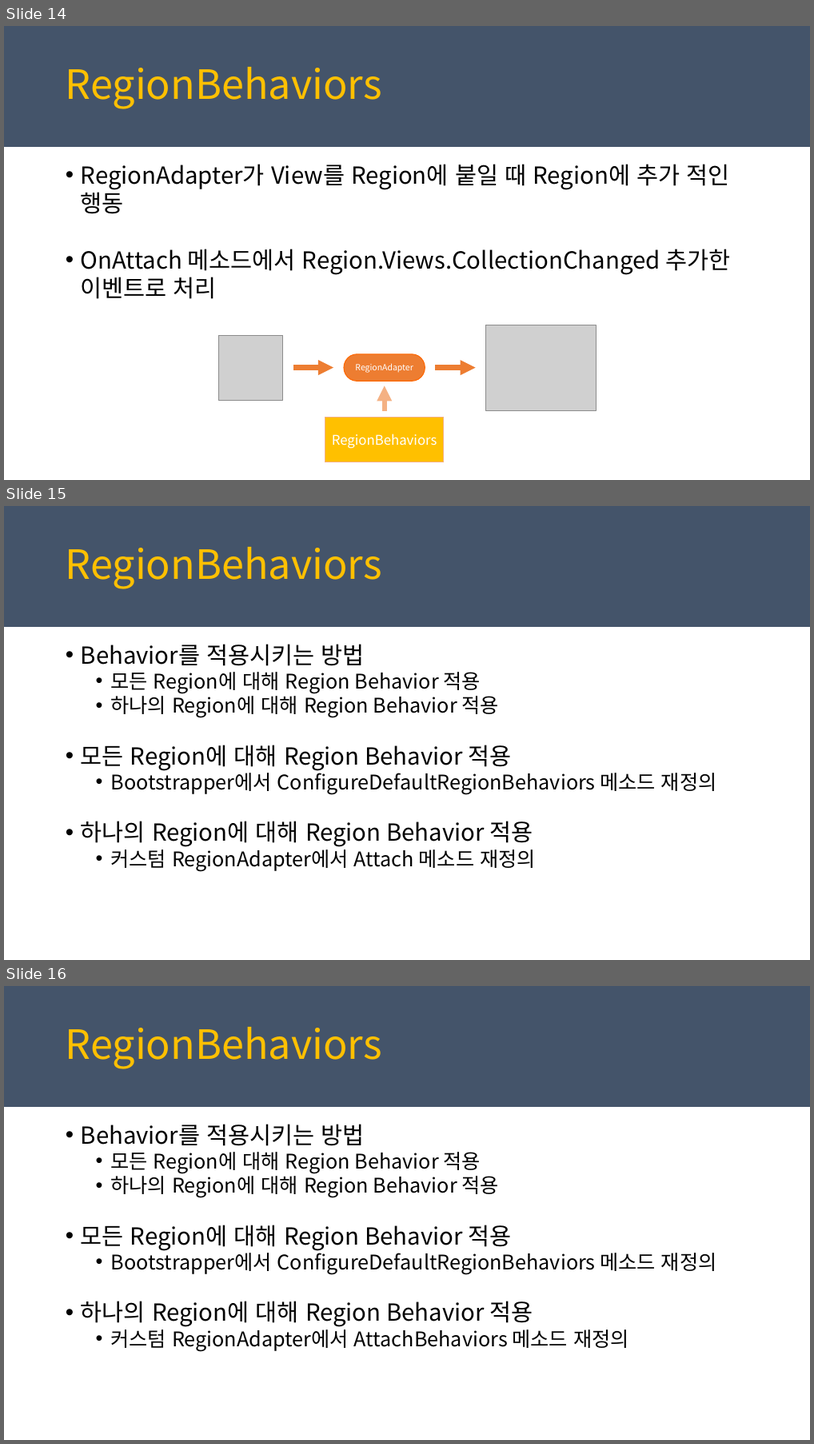
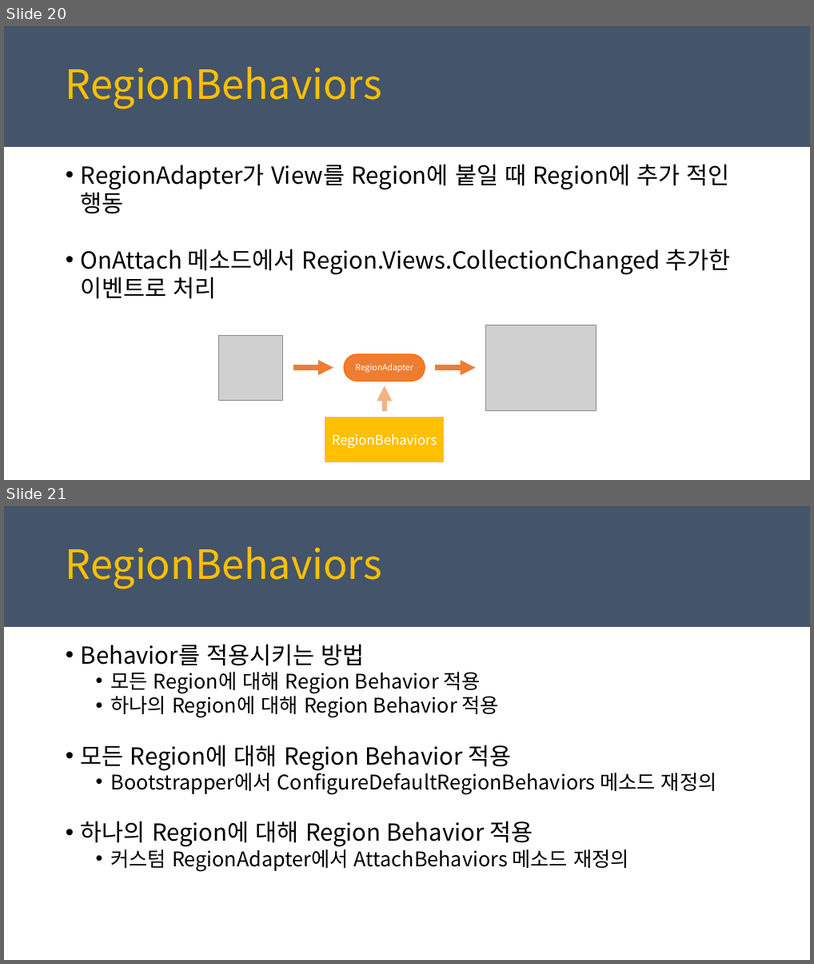
Before and after one commit to juniair/Summary-PPT, a slide deck: PRISM_통합.pptx. Shown one above the other, each under a label of ours: slides 14, 15 and 16 before the commit, slides 20 and 21 after it. The pictures are 814x1444 and 814x964 pixels, drawn with LibreOffice and Linux fonts; fonts in the diff are those of the drawing; grey boxes stand for pictures. Boxes give left, top, right and bottom in pixels: in the first picture for what was removed or moved away, otherwise in the second. Text is boxed around its words. In the diff, an @@ line names an element or a change of style, - is before the commit and + after.

```diff
--- a/PRISM_통합.pptx
+++ b/PRISM_통합.pptx
@@ slide 15 removed at (x1=4, y1=506, x2=810, y2=960), background #FFFFFF; not listed: 1 template element that a slide beside it also shows @@
@@ text removed at (x1=66, y1=547, x2=382, y2=589) @@
-RegionBehaviors
@@ text removed at (x1=81, y1=644, x2=718, y2=872) @@
-• Behavior를 적용시키는 방법
-  • 모든 Region에 대해 Region Behavior 적용
-  • 하나의 Region에 대해 Region Behavior 적용
-• 모든 Region에 대해 Region Behavior 적용
-  • Bootstrapper에서 ConfigureDefaultRegionBehaviors 메소드 재정의
-• 하나의 Region에 대해 Region Behavior 적용
-  • 커스텀 RegionAdapter에서 Attach 메소드 재정의
@@ what was slide 14 is now slide 20 @@
@@ what was slide 16 is now slide 21 @@
```
Also in this commit, not shown: 5 slides changed, 6 slides added, 52 other files.
